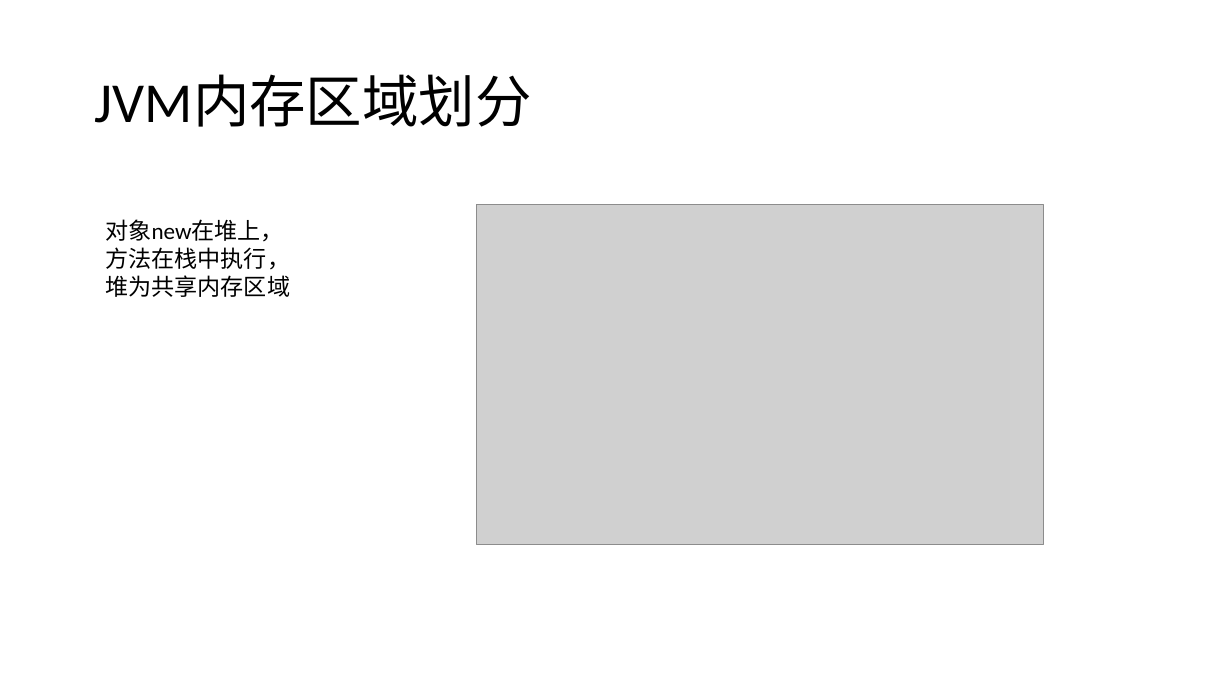
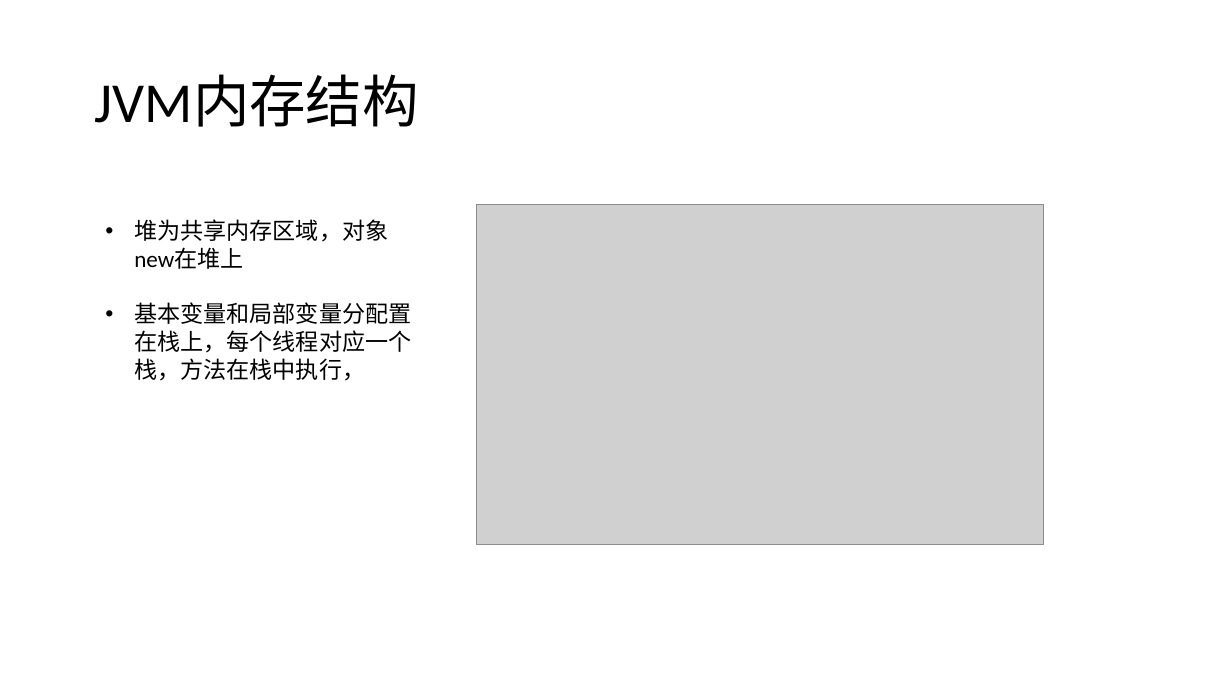
Before and after one commit to GerogeLeon/multithread_demo, a slide deck: slide 15 of JAVA并发编程.pptx. Drawn at 1232x693 pixels with LibreOffice and Linux fonts; fonts in the diff are those of the drawing; grey boxes stand for pictures. Boxes give left, top, right and bottom in pixels: in the first picture for what was removed or moved away, otherwise in the second. Text is boxed around its words. In the diff, an @@ line names an element or a change of style, - is before the commit and + after.

```diff
--- a/JAVA并发编程.pptx
+++ b/JAVA并发编程.pptx
@@ title at [95,74,419,127]: text changed @@
-JVM内存区域划分
+JVM内存结构
@@ text at [134,219,411,381]: text changed @@
-对象new在堆上，方法在栈中执行，
-堆为共享内存区域
+• 堆为共享内存区域，对象new在堆上
+• 基本变量和局部变量分配置在栈上，每个线程对应一个栈，方法在栈中执行，
```
Also in this commit, not shown: 10 other slides changed, 20 other files.
